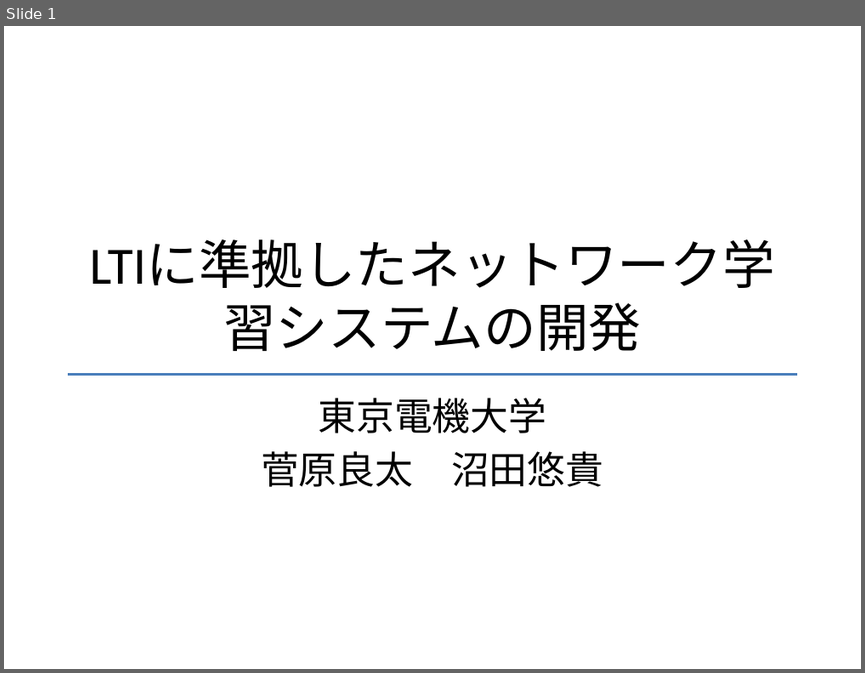
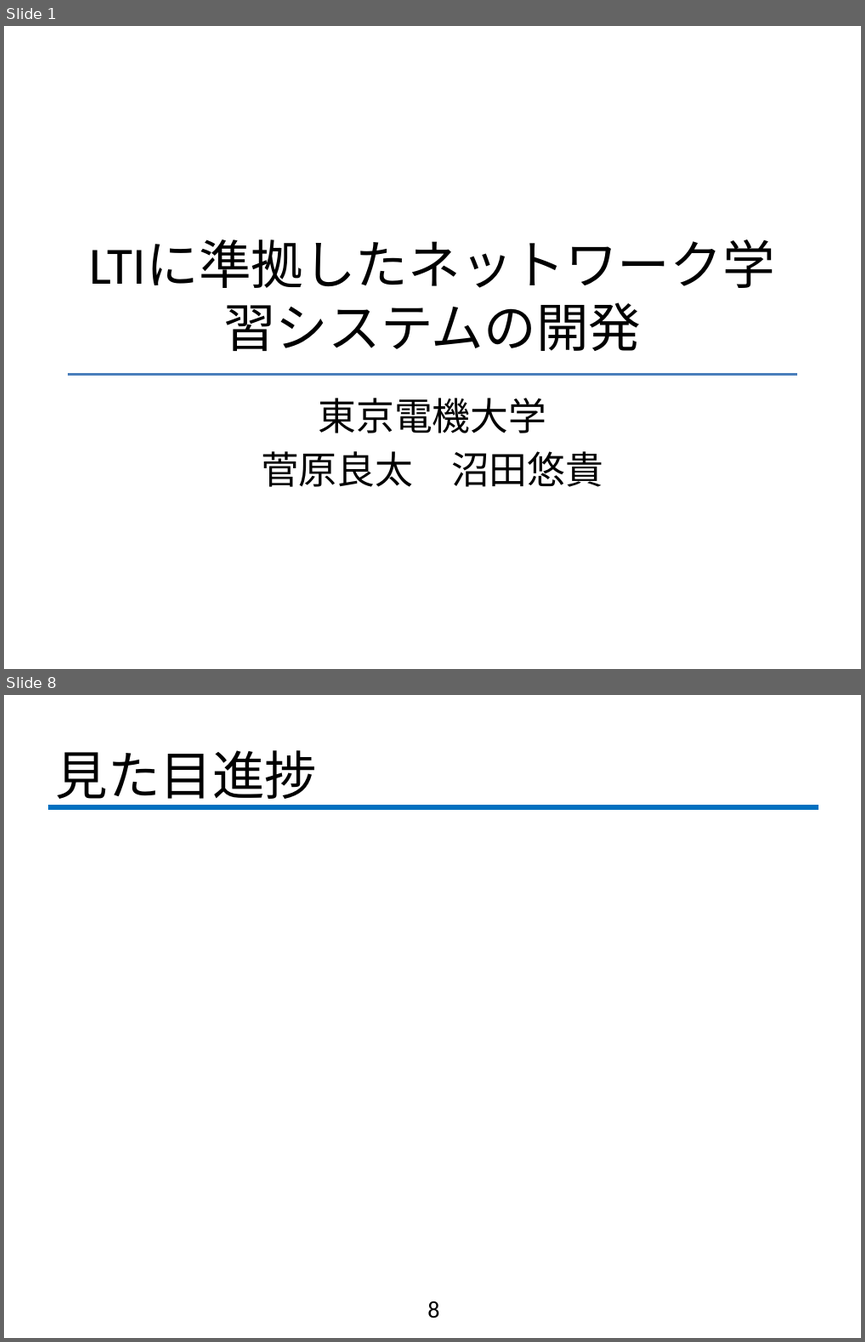
Before and after one commit to fujiLabo/fuji_simu, a slide deck: 1005進捗.pptx. Shown one above the other, each under a label of ours: slide 1 before the commit, slides 1 and 8 after it; the slides between them are not shown. The pictures are 865x673 and 865x1342 pixels, drawn with LibreOffice and Linux fonts; fonts in the diff are those of the drawing; background and template pictures are left out. Boxes give left, top, right and bottom in pixels: in the first picture for what was removed or moved away, otherwise in the second. Text is boxed around its words. In the diff, an @@ line names an element or a change of style, - is before the commit and + after.

Commit message:
進捗途中

```diff
--- a/1005進捗.pptx
+++ b/1005進捗.pptx
@@ slide 8 added at [4, 695, 861, 1338], background #FFFFFF @@
@@ title added at [55, 750, 317, 808], 44 pt, text #000000 @@
+見た目進捗
@@ line added from (47, 807) to (818, 807), #0070C0 4 pt @@
@@ page number added at [427, 1301, 439, 1318], 20 pt, text #000000 @@
+8
```
Also in this commit, not shown: 7 other slides added.
